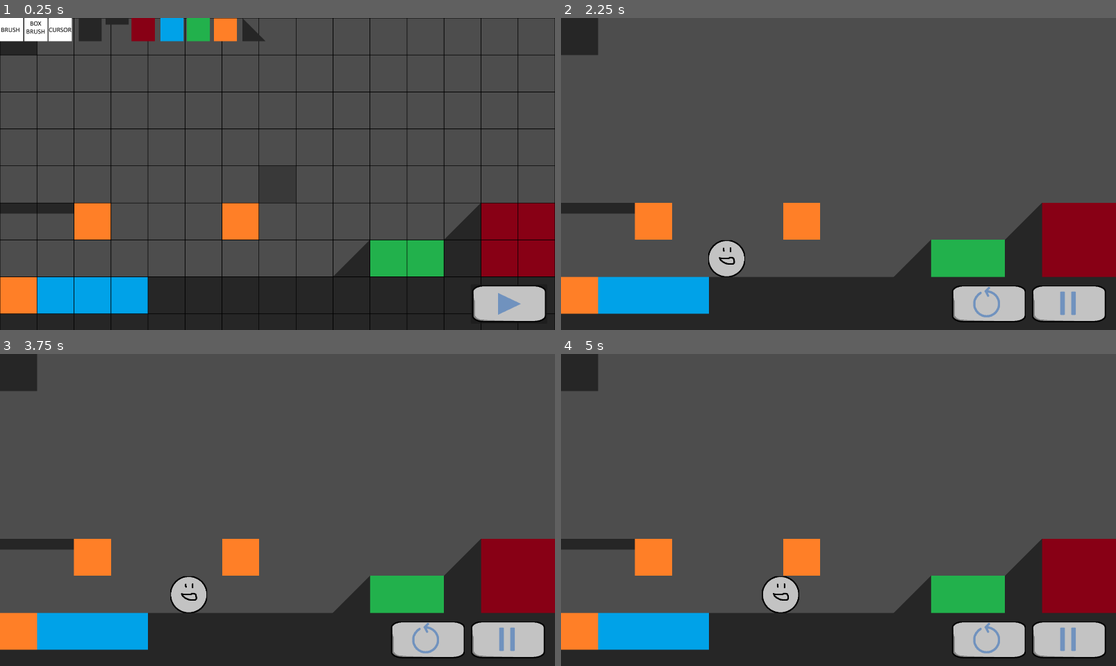
Above: before the commit, frames 1-4 (two rows, left to right).
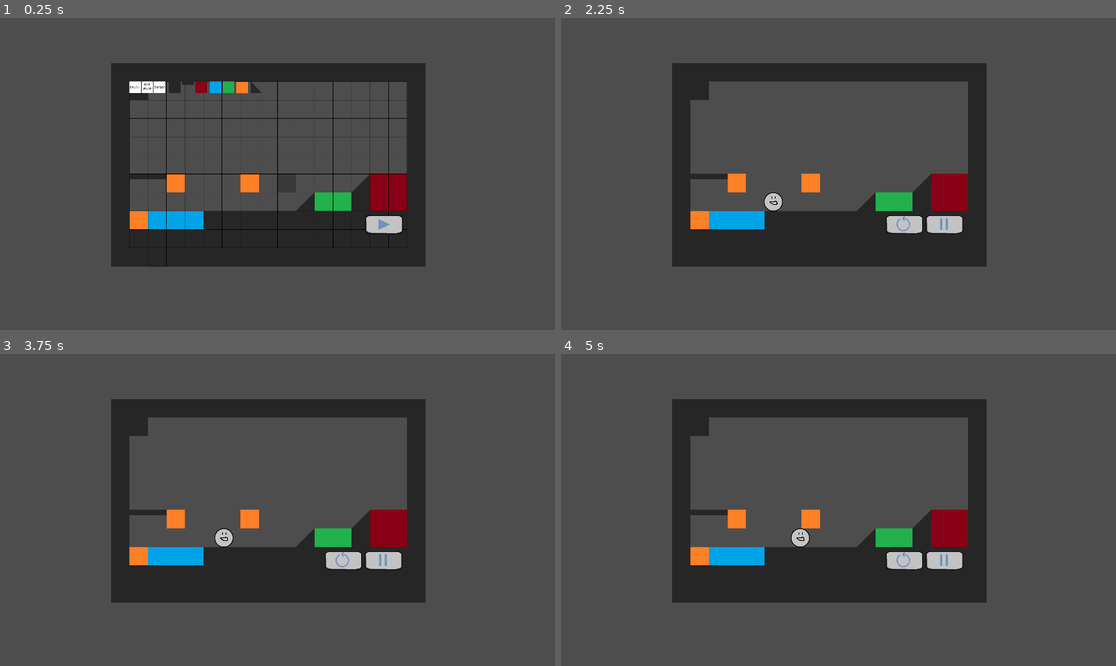
Above: after the commit, the same moments.

Repository: superwhack/levelsmith-platformer
Game: Godot game, scene res://Scenes/MasterManager.tscn
The game is run twice, just before and just after one commit, with the same random seed, the same clock (stepped at 60 frames per second) and the same inputs.
Inputs (mouse positions are in pixels of both pictures, inside the frame that each line leads up to; where the layout moved, square brackets give the same spot in the first picture):
- Up to frame 1 (0.25 s): no input
- Up to frame 2 (2.25 s): click (943, 223) [1071, 305] at 0.5 s; click (943, 223) [1071, 305] at 1.25 s; click (943, 223) [1071, 305] at 2 s
- Up to frame 3 (3.75 s): click (344, 559) [427, 641] at 2.75 s; tap Enter at 3.5 s; move the mouse to (399, 494) at 3.52 s; hold Right (right) from 3.53 s (still down); tap Mouse wheel up (zoom_in, bound only after the commit) at 3.6 s; click (399, 494) at 3.67 s
- Up to frame 4 (5 s): keep holding Right (right); tap Space (jump) at 3.77, 4.52 s; tap Mouse wheel down (zoom_out, bound only after the commit) at 3.8, 4.35 s; move the mouse to (727, 525) at 4.27 s; click (727, 525) at 4.42 s; tap Mouse wheel up (zoom_in, bound only after the commit) at 4.55 s

The runs differ from the first frame. In frame 1, 48% of the frame differs, in the area x 0-100%, y 0-100%; in frame 2, 43%; in frame 3, 43%; in frame 4, 43%.

Commit message:
Camera state switching working, Edit Camera move via keypress
Camera state switching working,
Edit Camera move via keypress

Diff:
--- a/levelsmith-platformer/Scenes/MasterManager.tscn
+++ b/levelsmith-platformer/Scenes/MasterManager.tscn
@@ -1,8 +1,9 @@
 [gd_scene format=3 uid="uid://x3p2agsoewa8"]
 
 [ext_resource type="Script" uid="uid://bl06idiv62yg6" path="res://Scripts/MasterManager.gd" id="1_3ngsi"]
-[ext_resource type="PackedScene" uid="uid://dgg6vutiewgw2" path="res://Scenes/EditingState.tscn" id="2_430ed"]
-[ext_resource type="PackedScene" uid="uid://dtt02avvdvee" path="res://Scenes/PlayState.tscn" id="3_knx5t"]
+[ext_resource type="PackedScene" path="res://Scenes/EditingState.tscn" id="2_430ed"]
+[ext_resource type="PackedScene" path="res://Scenes/PlayState.tscn" id="3_knx5t"]
+[ext_resource type="Script" uid="uid://cp4jiffuw8vn4" path="res://Scripts/CameraManager.gd" id="4_mg0h4"]
 
 [sub_resource type="StyleBoxEmpty" id="StyleBoxEmpty_knx5t"]
 
@@ -30,6 +31,11 @@
 script = ExtResource("1_3ngsi")
 editorManager = NodePath("EditorManager")
 gameManager = NodePath("GameManager")
+
+[node name="Camera2D" type="Camera2D" parent="." unique_id=101918903 node_paths=PackedStringArray("masterManager", "tileSet")]
+script = ExtResource("4_mg0h4")
+masterManager = NodePath("..")
+tileSet = NodePath("../EditorManager/Tiles")
 
 [node name="EditorManager" parent="." unique_id=2045534837 instance=ExtResource("2_430ed")]
 
--- a/levelsmith-platformer/Scripts/CameraManager.gd
+++ b/levelsmith-platformer/Scripts/CameraManager.gd
@@ -1,4 +1,6 @@
 extends Camera2D;
+
+@export var masterManager: Node
 
 # Camera movement settings
 @export var moveSpeed: float = 500.0;
@@ -14,9 +16,6 @@
 @export var tileSet: TileMapLayer
 var level_bounds: Rect2
 
-# Current game state
-var gameState: Global.State = Global.State.EDIT;
-
 # Reference to player
 var playerReference: CharacterBody2D = null;
 
@@ -24,7 +23,6 @@
 ## Initializes the camera
 func _ready() -> void:
 	make_current();
-
 	# Center camera on rect2 of the entire level
 	level_bounds = get_level_bounds()
 	position = level_bounds.get_center()
@@ -38,7 +36,11 @@
 
 ## Processes camera logic every frame
 func _process(delta: float) -> void:
-	match gameState:
+	var state = masterManager.state
+
+	print("RUNNING STATE:", state)
+
+	match state:
 
 		Global.State.EDIT:
 			process_build_camera(delta)
@@ -52,7 +54,7 @@
 ## Changes the current camera state
 ## newState: New camera state
 func set_state(newState: Global.State) -> void:
-	gameState = newState;
+	masterManager.state = newState;
 
 
 ## Assigns the player reference
@@ -63,16 +65,17 @@
 
 ## Processes editor camera keypress movement
 func process_build_camera(delta: float) -> void:
+	if masterManager.state != Global.State.EDIT:
+		return
+	var inputVector: Vector2 = Vector2.ZERO;
 
-	#var inputVector: Vector2 = Vector2.ZERO;
-#
-	#inputVector.x = Input.get_action_strength("move_right") - Input.get_action_strength("move_left");
-#
-	#inputVector.y = Input.get_action_strength("move_down") - Input.get_action_strength("move_up");
-#
-	## Keyboard movement
-	#if inputVector != Vector2.ZERO:
-		#position += inputVector.normalized() * moveSpeed * delta;
+	inputVector.x = Input.get_action_strength("right") - Input.get_action_strength("left");
+
+	inputVector.y = Input.get_action_strength("down") - Input.get_action_strength("up");
+
+	# Keyboard movement
+	if inputVector != Vector2.ZERO:
+		position += inputVector.normalized() * moveSpeed * delta;
 
 	process_edge_scrolling(delta);
 
@@ -133,6 +136,9 @@
 	);
 
 func process_zoom_input() -> void:
+	if masterManager.state != Global.State.EDIT:
+		return
+
 	if (Input.is_action_just_pressed("zoom_in")):
 		process_zoom(zoomSpeed)
 
--- a/levelsmith-platformer/Scripts/MasterManager.gd
+++ b/levelsmith-platformer/Scripts/MasterManager.gd
@@ -1,7 +1,7 @@
 extends Node2D
 
 # State variable to represent the state the game is currently in
-var state : Global.State = Global.State.PLAY;
+var state : Global.State = Global.State.EDIT;
 
 # References to both state managers
 @export var editorManager : Node2D;
--- a/levelsmith-platformer/project.godot
+++ b/levelsmith-platformer/project.godot
@@ -25,6 +25,10 @@
 window/size/viewport_width=1920
 window/size/viewport_height=1080
 
+[dotnet]
+
+project/assembly_name="levelsmith-platformer"
+
 [input]
 
 right={
@@ -47,6 +51,23 @@
 pause={
 "deadzone": 0.2,
 "events": [Object(InputEventKey,"resource_local_to_scene":false,"resource_name":"","device":-1,"window_id":0,"alt_press …(192 unchanged characters)…
+]
+}
+click={
+"deadzone": 0.2,
+"events": [Object(InputEventMouseButton,"resource_local_to_scene":false,"resource_name":"","device":-1,"window_id":0,"alt_pressed":false,"shift_pressed":false,"ctrl_pressed":false,"meta_pressed":false,"button_mask":0,"position":Vector2(0, 0),"global_position":Vector2(0, 0),"factor":1.0,"button_index":1,"canceled":false,"pressed":false,"double_click":false,"script":null)
+]
+}
+zoom_in={
+"deadzone": 0.2,
+"events": [Object(InputEventMouseButton,"resource_local_to_scene":false,"resource_name":"","device":-1,"window_id":0,"alt_pressed":false,"shift_pressed":false,"ctrl_pressed":false,"meta_pressed":false,"button_mask":0,"position":Vector2(0, 0),"global_position":Vector2(0, 0),"factor":1.0,"button_index":4,"canceled":false,"pressed":false,"double_click":false,"script":null)
+, Object(InputEventKey,"resource_local_to_scene":false,"resource_name":"","device":0,"window_id":0,"alt_pressed":false,"shift_pressed":false,"ctrl_pressed":false,"meta_pressed":false,"pressed":false,"keycode":0,"physical_keycode":4194437,"key_label":0,"unicode":0,"location":0,"echo":false,"script":null)
+]
+}
+zoom_out={
+"deadzone": 0.2,
+"events": [Object(InputEventMouseButton,"resource_local_to_scene":false,"resource_name":"","device":-1,"window_id":0,"alt_pressed":false,"shift_pressed":false,"ctrl_pressed":false,"meta_pressed":false,"button_mask":0,"position":Vector2(0, 0),"global_position":Vector2(0, 0),"factor":1.0,"button_index":5,"canceled":false,"pressed":false,"double_click":false,"script":null)
+, Object(InputEventKey,"resource_local_to_scene":false,"resource_name":"","device":0,"window_id":0,"alt_pressed":false,"shift_pressed":false,"ctrl_pressed":false,"meta_pressed":false,"pressed":false,"keycode":0,"physical_keycode":4194435,"key_label":0,"unicode":0,"location":0,"echo":false,"script":null)
 ]
 }
 left-click={
@@ -104,6 +125,18 @@
 "events": [Object(InputEventKey,"resource_local_to_scene":false,"resource_name":"","device":-1,"window_id":0,"alt_press …(191 unchanged characters)…
 ]
 }
+up={
+"deadzone": 0.2,
+"events": [Object(InputEventKey,"resource_local_to_scene":false,"resource_name":"","device":0,"window_id":0,"alt_pressed":false,"shift_pressed":false,"ctrl_pressed":false,"meta_pressed":false,"pressed":false,"keycode":0,"physical_keycode":87,"key_label":0,"unicode":0,"location":0,"echo":false,"script":null)
+, Object(InputEventKey,"resource_local_to_scene":false,"resource_name":"","device":0,"window_id":0,"alt_pressed":false,"shift_pressed":false,"ctrl_pressed":false,"meta_pressed":false,"pressed":false,"keycode":0,"physical_keycode":4194320,"key_label":0,"unicode":0,"location":0,"echo":false,"script":null)
+]
+}
+down={
+"deadzone": 0.2,
+"events": [Object(InputEventKey,"resource_local_to_scene":false,"resource_name":"","device":0,"window_id":0,"alt_pressed":false,"shift_pressed":false,"ctrl_pressed":false,"meta_pressed":false,"pressed":false,"keycode":0,"physical_keycode":83,"key_label":0,"unicode":0,"location":0,"echo":false,"script":null)
+, Object(InputEventKey,"resource_local_to_scene":false,"resource_name":"","device":0,"window_id":0,"alt_pressed":false,"shift_pressed":false,"ctrl_pressed":false,"meta_pressed":false,"pressed":false,"keycode":0,"physical_keycode":4194322,"key_label":0,"unicode":0,"location":0,"echo":false,"script":null)
+]
+}
 
 [physics]
 
Not shown, changed: levelsmith-platformer/Assets/Sprites/Tiles/bounce.png.import
Not shown, changed: levelsmith-platformer/Assets/Sprites/Tiles/ice.png.import
Not shown, changed: levelsmith-platformer/Assets/Sprites/Tiles/oneway.png.import
Not shown, added: levelsmith-platformer/Assets/Sprites/Tiles/slope.png.import
Not shown, changed: levelsmith-platformer/Assets/Sprites/Tiles/solid.png.import
